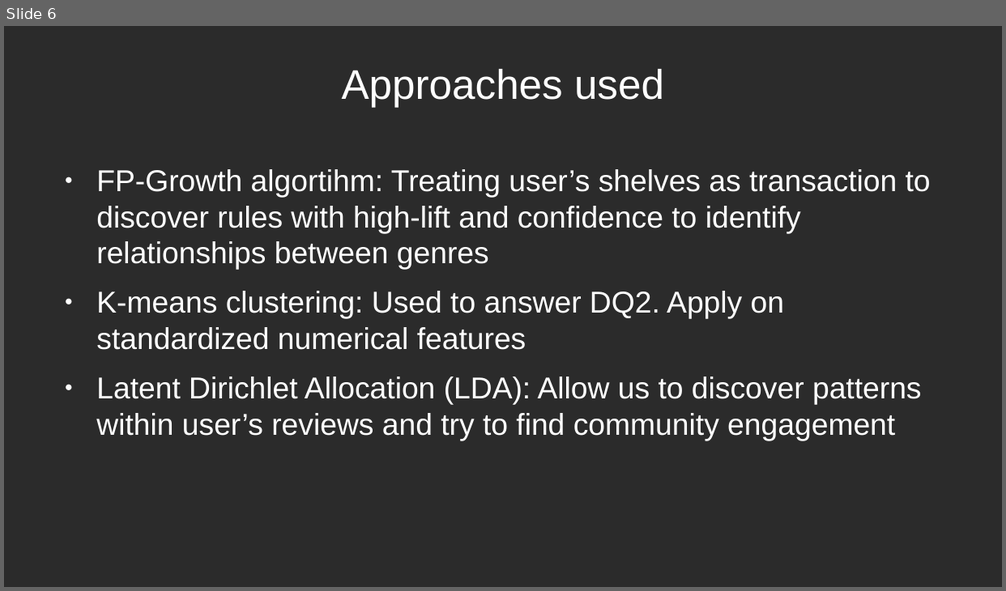
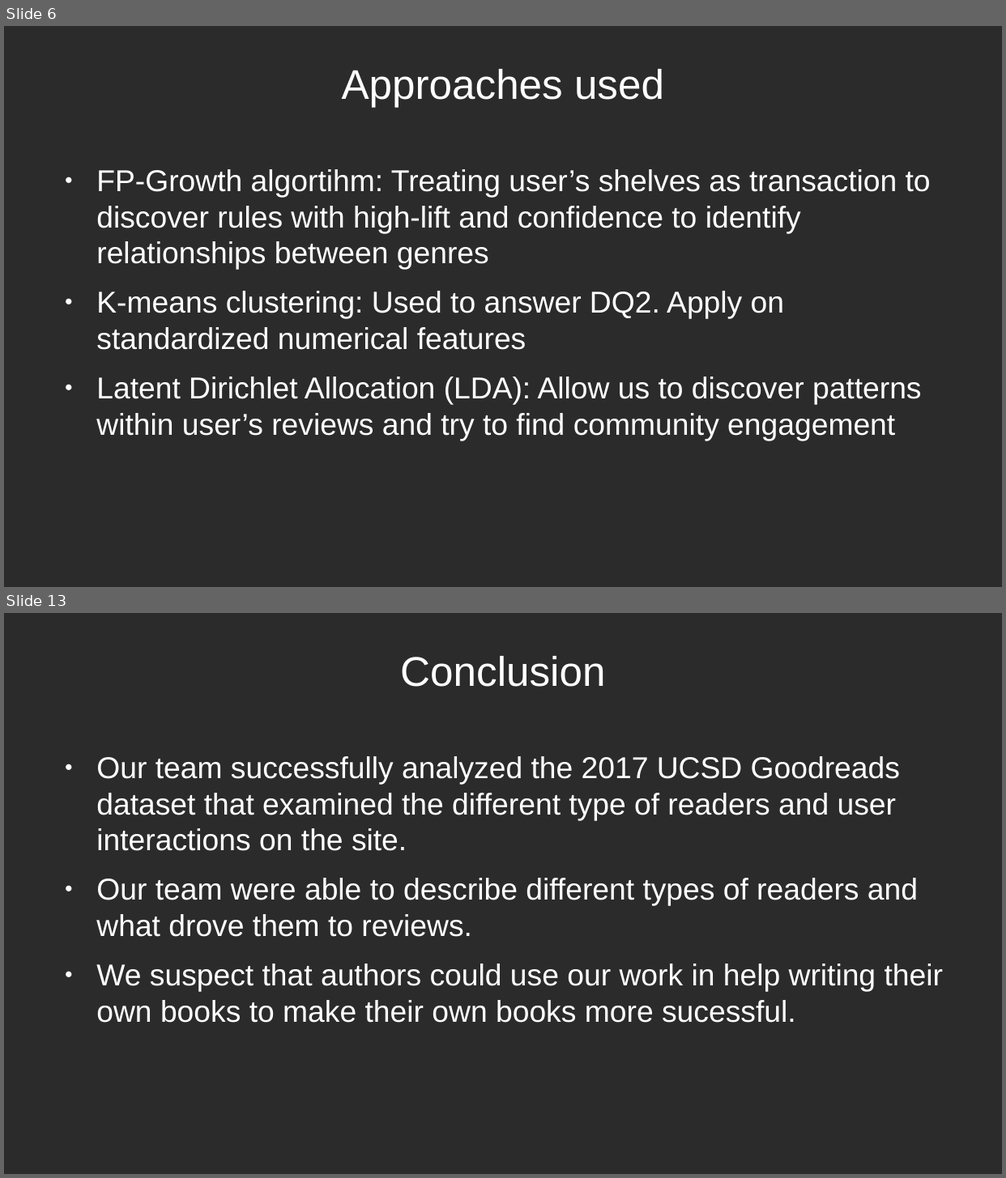
Before and after one commit to crystalstorm466/cs4412-project, a slide deck: docs/CS4412_David_Holland_Slides.odp. Shown one above the other, each under a label of ours: slide 6 before the commit, slides 6 and 13 after it; the slides between them are not shown. The pictures are 1006x591 and 1006x1178 pixels, drawn with LibreOffice and Linux fonts; fonts in the diff are those of the drawing; background and template pictures are left out; a plain dark background stands for a picture behind light text. Boxes give left, top, right and bottom in pixels: in the first picture for what was removed or moved away, otherwise in the second. Text is boxed around its words. In the diff, an @@ line names an element or a change of style, - is before the commit and + after.

```diff
--- a/docs/CS4412_David_Holland_Slides.odp
+++ b/docs/CS4412_David_Holland_Slides.odp
@@ slide 13 added at bbox=[4, 613, 1002, 1174], background picture (left out) @@
@@ title added at bbox=[400, 656, 605, 687], 33 pt, text #FFFFFF @@
+Conclusion
@@ text added at bbox=[96, 756, 943, 1023], 24 pt, text #FFFFFF @@
+● Our team successfully analyzed the 2017 UCSD Goodreads dataset that examined the different type of readers and user interactions on the site.
+● Our team were able to describe different types of readers and what drove them to reviews.
+● We suspect that authors could use our work in help writing their own books to make their own books more sucessful.
```
Also in this commit, not shown: 1 slide changed, 6 other slides added, 1 slide removed, 1 other file.
